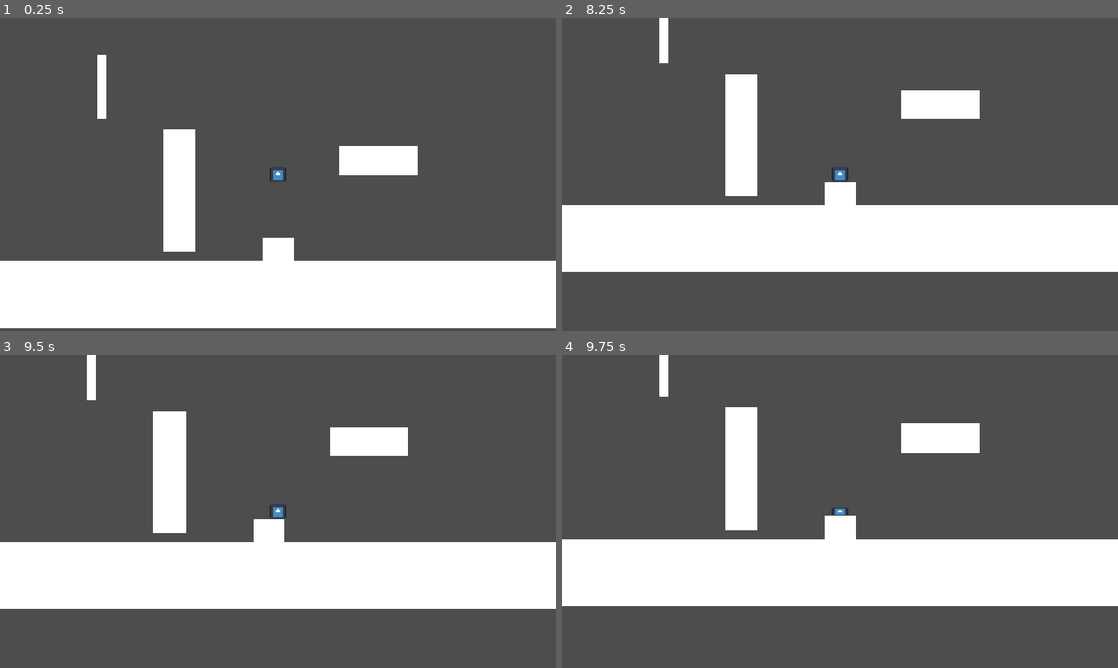
Above: before the commit, frames 1-4 (two rows, left to right).
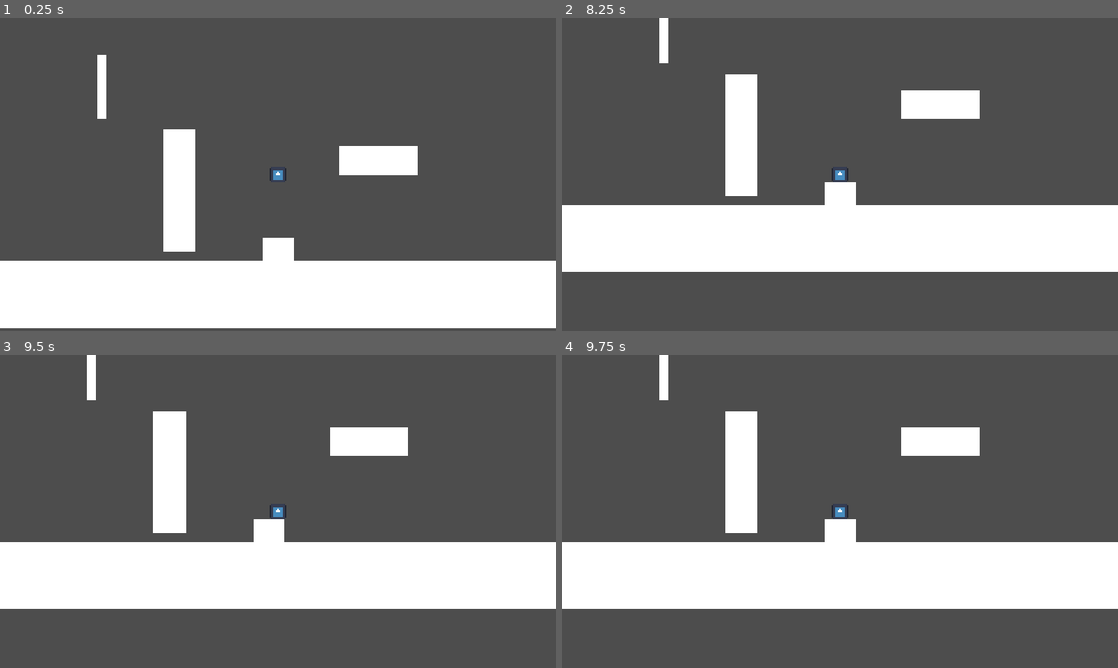
Above: after the commit, the same moments.

Repository: idi0cy/some-platformer
Game: Godot game, scene res://scenes/random_testing.tscn
The game is run twice, just before and just after one commit, with the same random seed, the same clock (stepped at 60 frames per second) and the same inputs. The engine's default icon, where the game draws it, is replaced by a stand-in: a white triangle on a blue panel in a dark square.
Inputs (mouse positions are in pixels of both pictures, inside the frame that each line leads up to):
- Up to frame 1 (0.25 s): no input
- Up to frame 2 (8.25 s): tap Enter at 0.5, 2.75, 5 s; move the mouse to (962, 158) at 0.52 s; hold Right 0.53-2.03 s; tap A (a) at 0.6, 3.8, 4.35, 7.55 s; click (962, 158) at 0.67 s; tap Up at 0.77, 1.52, 3.02, 3.77, 4.52, 6.02, 6.77, 7.52 s; tap D (d) at 0.8, 1.35, 4.55, 5.1 s; tap Space (space) at 1.25, 3.5, 5.75, 7.35 s; move the mouse to (728, 190) at 1.27 s; tap Shift (dash) at 1.55, 2.1, 5.3, 5.85 s; move the mouse to (895, 105) at 2.02 s; hold Left 2.03-2.78 s; hold S (s) 2.03-2.78 s; move the mouse to (812, 237) at 2.77 s; hold Right 2.78-4.28 s; tap S (s) at 2.85, 6.05 s; click (812, 237) at 2.92 s; tap W (w) at 3.05, 3.6, 6.8, 8.1 s; move the mouse to (1006, 221) at 3.52 s; move the mouse to (673, 127) at 4.27 s; hold Left 4.28-5.03 s; move the mouse to (867, 174) at 5.02 s; hold Right 5.03-5.78 s; click (867, 174) at 5.17 s; move the mouse to (756, 96) at 5.77 s; hold Left 5.78-7.28 s; move the mouse to (962, 158) at 6.52 s; hold S (s) 6.53-7.28 s; move the mouse to (728, 190) at 7.27 s; hold Right from 7.28 s (still down); click (728, 190) at 7.42 s; move the mouse to (895, 105) at 8.02 s
- Up to frame 3 (9.5 s): keep holding Right; tap D (d) at 8.3 s; move the mouse to (250, 574) at 8.77 s; tap Alt at 8.85 s; tap Up at 9.02 s; tap Shift (dash) at 9.05 s
- Up to frame 4 (9.75 s): move the mouse to (1006, 558) at 9.52 s; release Right at 9.53 s; hold Left from 9.53 s (still down); hold S (s) from 9.53 s (still down); tap A (a) at 9.6 s; click (1006, 558) at 9.67 s

Frames 1-3 are identical in both runs. In frame 4, 2.3% of the frame differs, in the area x 0-100%, y 13-82%.

Commit message:
sliding particles and a lot of polish!

Diff:
--- a/crucible-of-achlyss/scenes/entities/player.tscn
+++ b/crucible-of-achlyss/scenes/entities/player.tscn
@@ -10,6 +10,10 @@
 
 [sub_resource type="RectangleShape2D" id="RectangleShape2D_e4p34"]
 size = Vector2(32, 32)
+
+[sub_resource type="Curve" id="Curve_08t41"]
+_data = [Vector2(0, 1), 0.0, 0.0, 0, 0, Vector2(1, 0.34821433), 0.0, 0.0, 0, 0]
+point_count = 2
 
 [node name="Player" type="CharacterBody2D" unique_id=1801331678]
 script = ExtResource("1_b0kkn")
@@ -45,5 +49,19 @@
 one_shot = true
 
 [node name="slideBuffer" type="Timer" parent="." unique_id=2049270072]
-wait_time = 0.15
+wait_time = 0.1
 one_shot = true
+
+[node name="slideParticles" type="CPUParticles2D" parent="." unique_id=890175218]
+position = Vector2(0, 16)
+amount = 12
+lifetime_randomness = 1.0
+emission_shape = 3
+emission_rect_extents = Vector2(8, 1)
+gravity = Vector2(0, -980)
+initial_velocity_min = 100.0
+initial_velocity_max = 200.0
+scale_amount_min = 3.0
+scale_amount_max = 5.0
+scale_amount_curve = SubResource("Curve_08t41")
+color = Color(1, 0.827451, 0, 1)
--- a/crucible-of-achlyss/scripts/entities/player.gd
+++ b/crucible-of-achlyss/scripts/entities/player.gd
@@ -9,6 +9,8 @@
 @onready var inputBuffer = get_node('inputBuffer')
 @onready var slideBuffer = get_node('slideBuffer')
 
+@onready var slideParticles = get_node('slideParticles')
+
 const UP = Vector2(0, -1)
 const speed = 300
 const jumpPower = 400
@@ -19,6 +21,7 @@
 var midairMomentum = Vector2(0,0)
 
 const slideThresh = 500
+var slideSpeed = 0
 
 var dashing = false
 var availableDashes = 1
@@ -28,7 +31,7 @@
 #endregion
 
 func _ready() -> void:
-	pass
+	slideParticles.emitting = false
 
 func _process(delta: float) -> void:
 	if !(is_on_floor()):
@@ -46,16 +49,12 @@
 
 	#endregion
 
-	handleLeftToRight()
-
 	handleSlides()
 	handleJumps()
-
+	handleLeftToRight()
 	handleDashes()
 
 	move_and_slide()
-
-	print(midairMomentum[0])
 
 func handleLeftToRight():
 	if !dashing:
@@ -77,7 +76,7 @@
 	else:
 		midairMomentum = Vector2(0,0)
 
-	if !dashing:
+	if !dashing && !sliding:
 		velocity.x = midairMomentum[0] + leftRightWeight
 
 func handleJumps():
@@ -93,19 +92,29 @@
 func jump():
 	velocity.y -= jumpPower
 	sliding = false
+	slideParticles.emitting = false
 
 func handleSlides():
-	if Input.is_action_pressed("s") && !sliding && is_on_floor() && abs(velocity.x) > (speed-11) && !dashing:
+
+	if Input.is_action_pressed("s") && !sliding && is_on_floor() && abs(velocity.x) > (speed) && !dashing:
 		sliding = true
+		slideSpeed = velocity.x * 1.15
+		slideParticles.emitting = true
 	if not (Input.is_action_pressed("s")) && sliding:
 		sliding = false
+		slideParticles.emitting = false
 	if dashing:
 		sliding = false
+		slideParticles.emitting = false
 
-	if sliding == true:
-		scale = scale.lerp(Vector2(1, 0.5), 0.2)
+	if sliding:
+		scale = scale.lerp(Vector2(1, 0.75), 0.1)
 	else:
-		scale = scale.lerp(Vector2(1, 1), 0.2)
+		scale = scale.lerp(Vector2(1, 1), 0.1)
+
+	if sliding:
+		velocity.x = slideSpeed
+
 
 func handleDashes():
 	if (!dashing) && (Input.is_action_just_pressed('dash')) && (availableDashes > 0):
